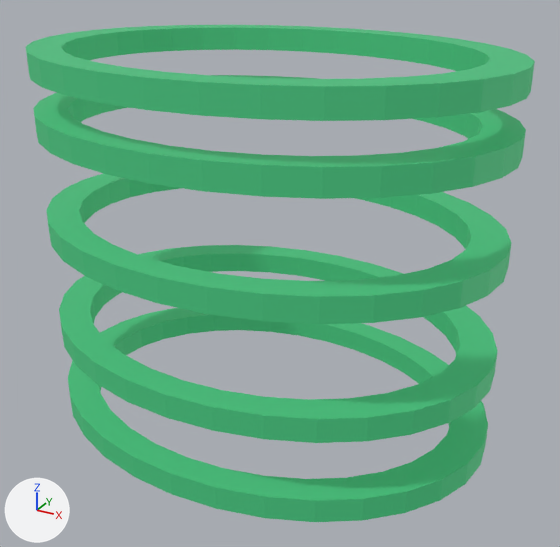
One commit to the glTF model e7f4045f-cb85-43e5-963c-173760106dbe/rings/ring4.glb: the scene before it, then after it.
The view is the same before and after, from a 50 mm lens placed at (21.2, -53.8, 74.4), pointed at (-8.0, -0.8, 47.8). The axes (+X, +Y, +Z) are drawn at lower left. The lights are the same throughout. Where no turn or scale is listed for an object, it has been applied to the vertices. Vertices at the same position are counted once.
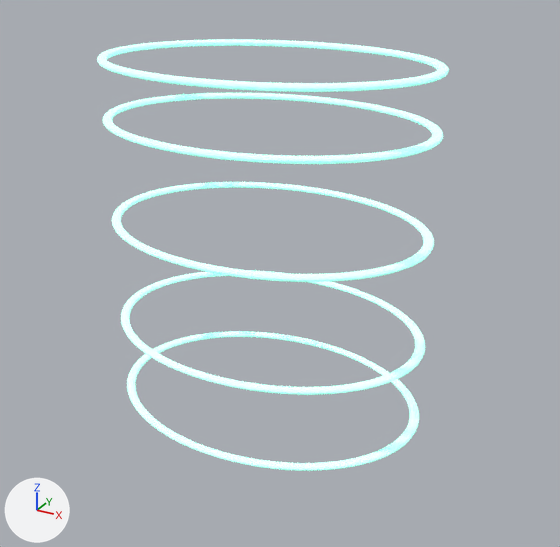
Changed parts and their boxes (x1, y1, x2, y2) in the pictures (560 x 547 px):
'Cylinder.005', reshaped, rescaled (31% narrower, 44% shorter)
    before: (26, 25, 535, 121)
    after: (97, 39, 449, 92)
'Cylinder.002', reshaped, rescaled (31% narrower, 37% shorter)
    before: (59, 245, 498, 443)
    after: (121, 270, 425, 395)
'Cylinder.003', reshaped, rescaled
    before: (46, 173, 511, 324)
    after: (112, 182, 434, 282)
'Cylinder.001', deleted
    before: (68, 308, 488, 522)
'Cylinder.004', reshaped, rescaled (31% narrower, 42% shorter)
    before: (33, 75, 526, 199)
    after: (103, 93, 443, 164)
'Cylinder.006', added
    after: (127, 331, 419, 470)
part 1 of me_cylinder_004, added
    after: (121, 270, 425, 395)
part 2 of me_cylinder_004, deleted
    before: (59, 245, 498, 443)
part 3 of me_cylinder_005, added
    after: (112, 182, 434, 282)
part 4 of me_cylinder_005, deleted
    before: (46, 173, 511, 324)
part 5 of me_cylinder_006, added
    after: (103, 93, 443, 164)
part 6 of me_cylinder_006, deleted
    before: (33, 75, 526, 199)
part 7 of me_cylinder_007, added
    after: (97, 39, 449, 92)
part 8 of me_cylinder_007, deleted
    before: (26, 25, 535, 121)

Diff of the bpy script that builds the scene:
```diff
--- a/e7f4045f-cb85-43e5-963c-173760106dbe/rings/ring4.glb.py
+++ b/e7f4045f-cb85-43e5-963c-173760106dbe/rings/ring4.glb.py
@@ me_cylinder_004 @@
 # used by ob_cylinder_002; location = (-9.52, -0.33, 42.52); scale = (20.0, 15.2, 1.0)
-me_cylinder_004.from_pydata(...)  # 128 vertices, 256 faces; spans x -1.0..1.0, y -1.0..1.0, z -1.0..1.0
-me_cylinder_004.materials.append(mat_dla_emission)
+me_cylinder_004.from_pydata(...)  # 1080 vertices, 2160 faces; spans x -1.68..1.68, y -1.68..1.68, z -0.05..0.05
+# me_cylinder_004 part 1: 1080 vertices added at x -1.68..1.68, y -1.68..1.68, z -0.05..0.05, forming a torus around z (ring radius 1.63, tube radius 0.05)
+# me_cylinder_004 part 2: 128 vertices removed from x -1.0..1.0, y -1.0..1.0, z -1.0..1.0
+me_cylinder_004.materials.append(mat_green)  # white #ffffff
@@ me_cylinder_005 @@
 # used by ob_cylinder_003; location = (-9.52, -0.33, 51.9); scale = (20.0, 15.2, 1.0)
-me_cylinder_005.from_pydata(...)  # 128 vertices, 256 faces; spans x -1.0..1.0, y -1.0..1.0, z -1.0..1.0
-me_cylinder_005.materials.append(mat_dla_emission)
+me_cylinder_005.from_pydata(...)  # 1080 vertices, 2160 faces; spans x -1.68..1.68, y -1.68..1.68, z -0.05..0.05
+# me_cylinder_005 part 3: 1080 vertices added at x -1.68..1.68, y -1.68..1.68, z -0.05..0.05, forming a torus around z (ring radius 1.63, tube radius 0.05)
+# me_cylinder_005 part 4: 128 vertices removed from x -1.0..1.0, y -1.0..1.0, z -1.0..1.0
+me_cylinder_005.materials.append(mat_green)  # white #ffffff
@@ me_cylinder_006 @@
 # used by ob_cylinder_004; location = (-9.52, -0.33, 60.51); scale = (20.0, 15.2, 1.0)
-me_cylinder_006.from_pydata(...)  # 128 vertices, 256 faces; spans x -1.0..1.0, y -1.0..1.0, z -1.0..1.0
-me_cylinder_006.materials.append(mat_dla_emission)
+me_cylinder_006.from_pydata(...)  # 1080 vertices, 2160 faces; spans x -1.68..1.68, y -1.68..1.68, z -0.05..0.05
+# me_cylinder_006 part 5: 1080 vertices added at x -1.68..1.68, y -1.68..1.68, z -0.05..0.05, forming a torus around z (ring radius 1.63, tube radius 0.05)
+# me_cylinder_006 part 6: 128 vertices removed from x -1.0..1.0, y -1.0..1.0, z -1.0..1.0
+me_cylinder_006.materials.append(mat_green)  # white #ffffff
@@ me_cylinder_007 @@
 # used by ob_cylinder_005; location = (-9.52, -0.33, 65.27); scale = (20.0, 15.2, 1.0)
-me_cylinder_007.from_pydata(...)  # 128 vertices, 256 faces; spans x -1.0..1.0, y -1.0..1.0, z -1.0..1.0
-me_cylinder_007.materials.append(mat_dla_emission)
+me_cylinder_007.from_pydata(...)  # 1080 vertices, 2160 faces; spans x -1.68..1.68, y -1.68..1.68, z -0.05..0.05
+# me_cylinder_007 part 7: 1080 vertices added at x -1.68..1.68, y -1.68..1.68, z -0.05..0.05, forming a torus around z (ring radius 1.63, tube radius 0.05)
+# me_cylinder_007 part 8: 128 vertices removed from x -1.0..1.0, y -1.0..1.0, z -1.0..1.0
+me_cylinder_007.materials.append(mat_green)  # white #ffffff
@@ ob_cylinder_001 @@
-ob_cylinder_001 = bpy.data.objects.new('Cylinder.001', me_cylinder_001)
@@ ob_cylinder_002 @@
 ob_cylinder_002.location = (-9.52, -0.33, 42.52)
-ob_cylinder_002.scale = (20.0, 15.2, 1.0)
+ob_cylinder_002.scale = (8.44, 6.3, 5.32)
@@ ob_cylinder_003 @@
 ob_cylinder_003.location = (-9.52, -0.33, 51.9)
-ob_cylinder_003.scale = (20.0, 15.2, 1.0)
+ob_cylinder_003.scale = (8.44, 6.3, 5.32)
@@ ob_cylinder_004 @@
 ob_cylinder_004.location = (-9.52, -0.33, 60.51)
-ob_cylinder_004.scale = (20.0, 15.2, 1.0)
+ob_cylinder_004.scale = (8.44, 6.3, 5.32)
@@ ob_cylinder_005 @@
 ob_cylinder_005.location = (-9.52, -0.33, 65.27)
-ob_cylinder_005.scale = (20.0, 15.2, 1.0)
+ob_cylinder_005.scale = (8.44, 6.3, 5.32)
@@ ob_cylinder_006 @@
+ob_cylinder_006 = bpy.data.objects.new('Cylinder.006', me_torus_002)  # 1080 vertices, 2160 faces; spans x -14.2..14.2, y -10.6..10.6, z -0.3..0.3; in mat_green (white #ffffff)
+ob_cylinder_006.location = (-9.52, -0.33, 35.45)
```
